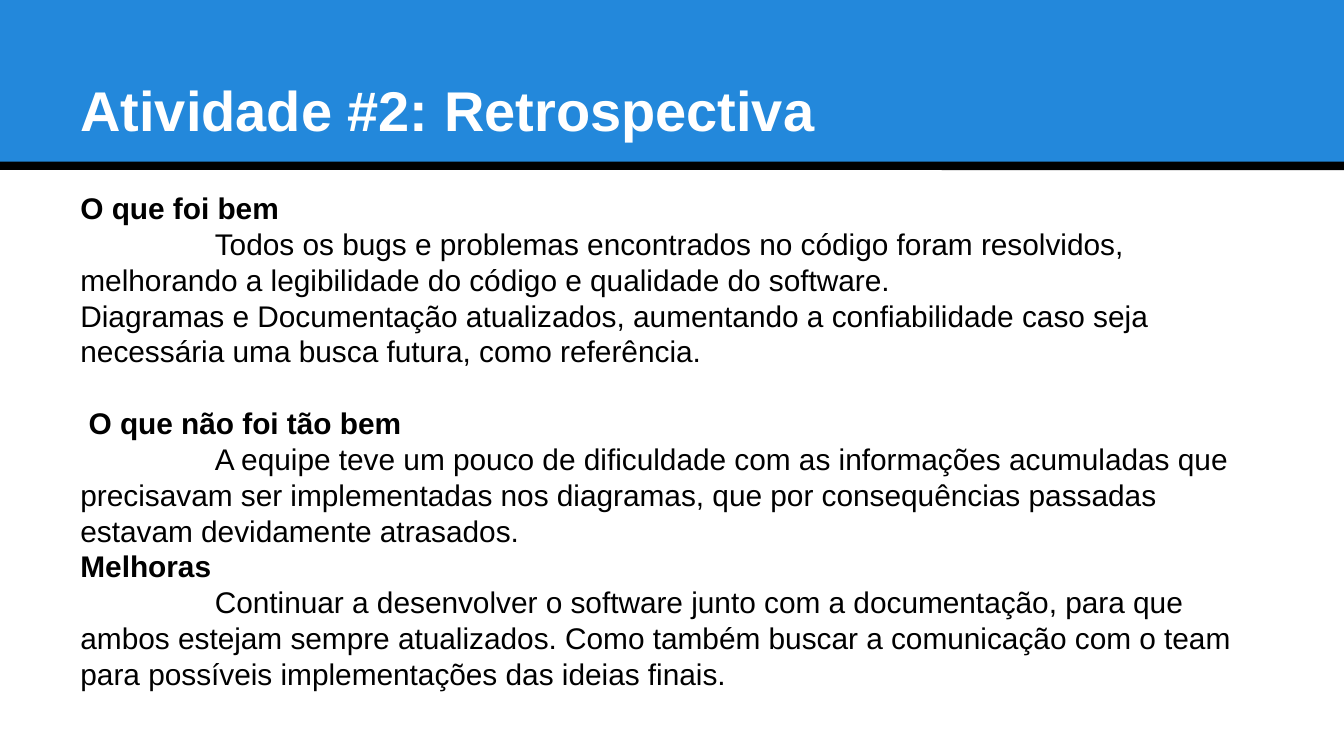
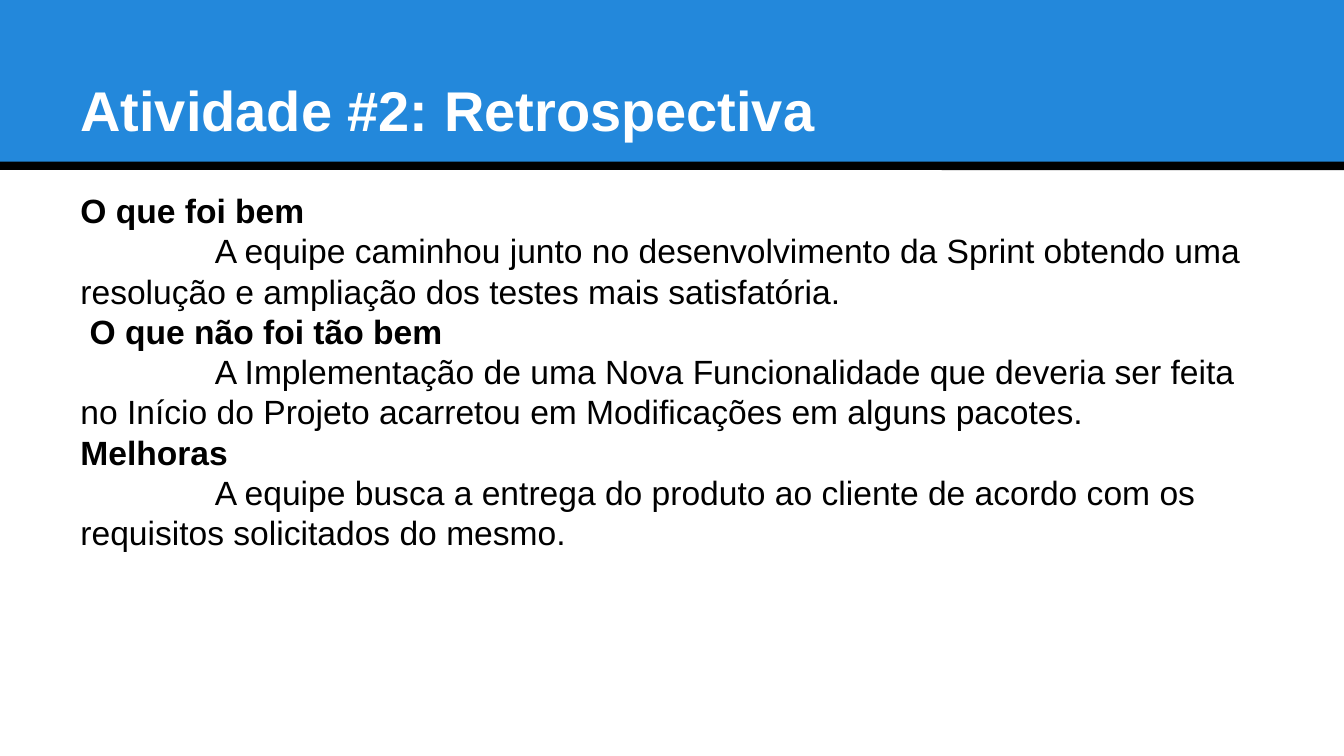
Before and after one commit to ufrpe-uast/adocao, a slide deck: slide 11 of Sprint-9/Artefatos_Sprint9.pptx (slide 10 before the commit). Drawn at 1344x756 pixels with LibreOffice and Linux fonts; fonts in the diff are those of the drawing. Boxes give left, top, right and bottom in pixels: in the first picture for what was removed or moved away, otherwise in the second. Text is boxed around its words. In the diff, an @@ line names an element or a change of style, - is before the commit and + after.

Commit message:
Atualização Sprint 9

```diff
--- a/Sprint-9/Artefatos_Sprint9.pptx
+++ b/Sprint-9/Artefatos_Sprint9.pptx
@@ text at (x1=80, y1=198, x2=442, y2=466): size 16 to 18 pt in "O que foi bem", "O que não foi tão bem", "Melhoras" @@
@@ text at (x1=80, y1=238, x2=1239, y2=310): text changed; size 16 to 18 pt @@
-Todos os bugs e problemas encontrados no código foram resolvidos, melhorando a legibilidade do código e qualidade do software.
-Diagramas e Documentação atualizados, aumentando a confiabilidade caso seja necessária uma busca futura, como referência.
+A equipe caminhou junto no desenvolvimento da Sprint obtendo uma resolução e ampliação dos testes mais satisfatória.
@@ text at (x1=80, y1=359, x2=1234, y2=431): text changed; size 16 to 18 pt @@
-A equipe teve um pouco de dificuldade com as informações acumuladas que precisavam ser implementadas nos diagramas, que por consequências passadas estavam devidamente atrasados.
+A Implementação de uma Nova Funcionalidade que deveria ser feita no Início do Projeto acarretou em Modificações em alguns pacotes.
@@ text at (x1=80, y1=480, x2=1195, y2=552): text changed; size 16 to 18 pt @@
-Continuar a desenvolver o software junto com a documentação, para que ambos estejam sempre atualizados. Como também buscar a comunicação com o team para possíveis implementações das ideias finais.
+A equipe busca a entrega do produto ao cliente de acordo com os requisitos solicitados do mesmo.
```
Also in this commit, not shown: 3 other slides changed, 1 slide added, 31 other files.
